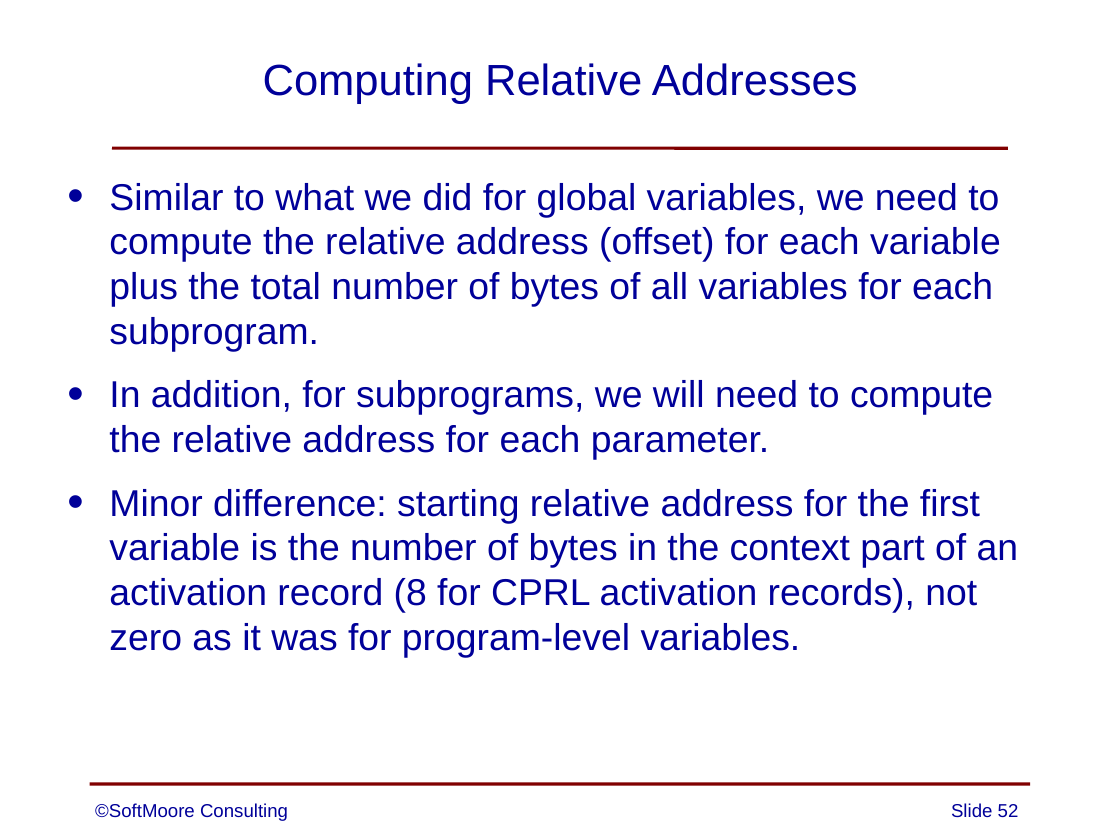
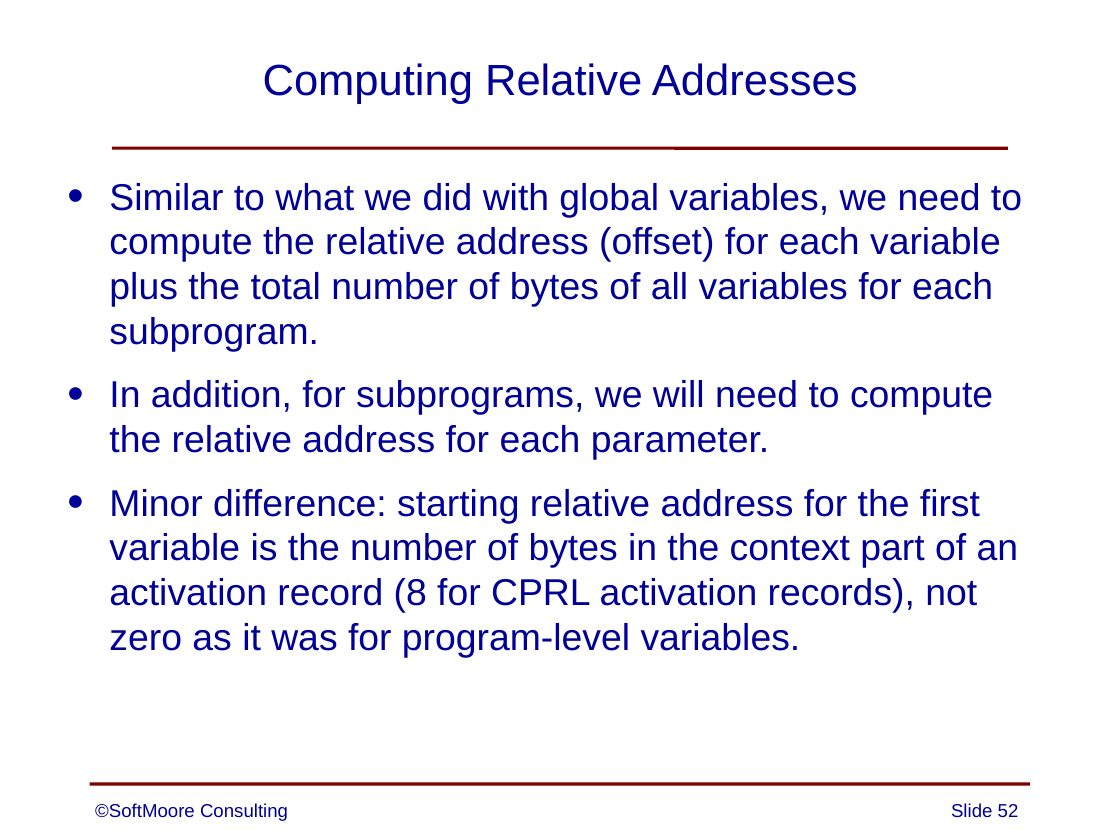
Before and after one commit to SoftMoore/CPRL-Java-4th, a slide deck: slide 52 of PowerPoints/13 - Subprograms.pptx. Drawn at 1120x840 pixels with LibreOffice and Linux fonts; fonts in the diff are those of the drawing. Boxes give left, top, right and bottom in pixels: in the first picture for what was removed or moved away, otherwise in the second. Text is boxed around its words. In the diff, an @@ line names an element or a change of style, - is before the commit and + after.

Commit message:
updates to a few slides

```diff
--- a/PowerPoints/13 - Subprograms.pptx
+++ b/PowerPoints/13 - Subprograms.pptx
@@ text at (109,183,1022,352): text changed @@
-• Similar to what we did for global variables, we need to compute the relative address (offset) for each variable plus the total number of bytes of all variables for each subprogram.
+• Similar to what we did with global variables, we need to compute the relative address (offset) for each variable plus the total number of bytes of all variables for each subprogram.
```
Also in this commit, not shown: 1 other slide changed, 2 other files.
